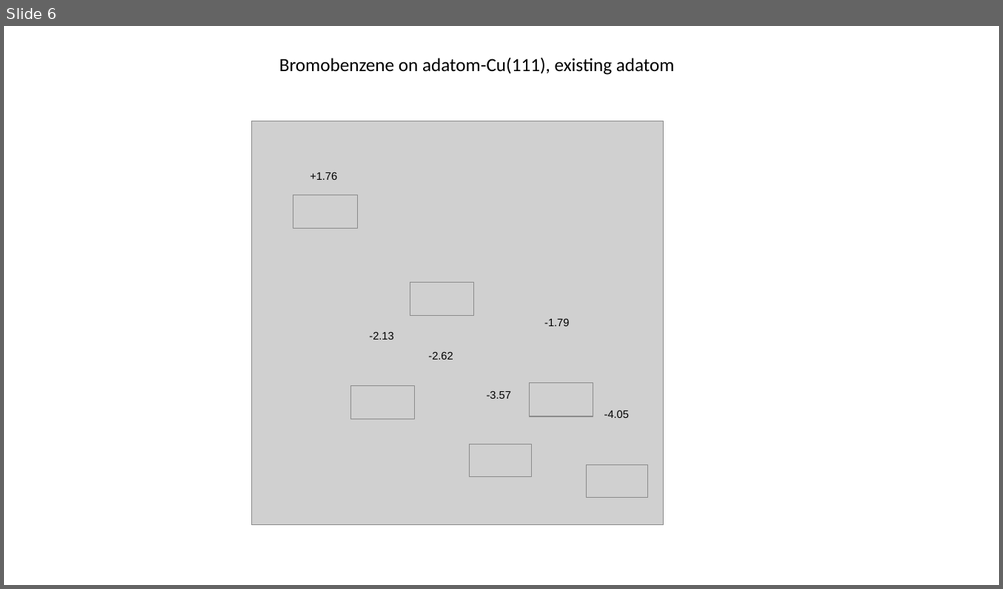
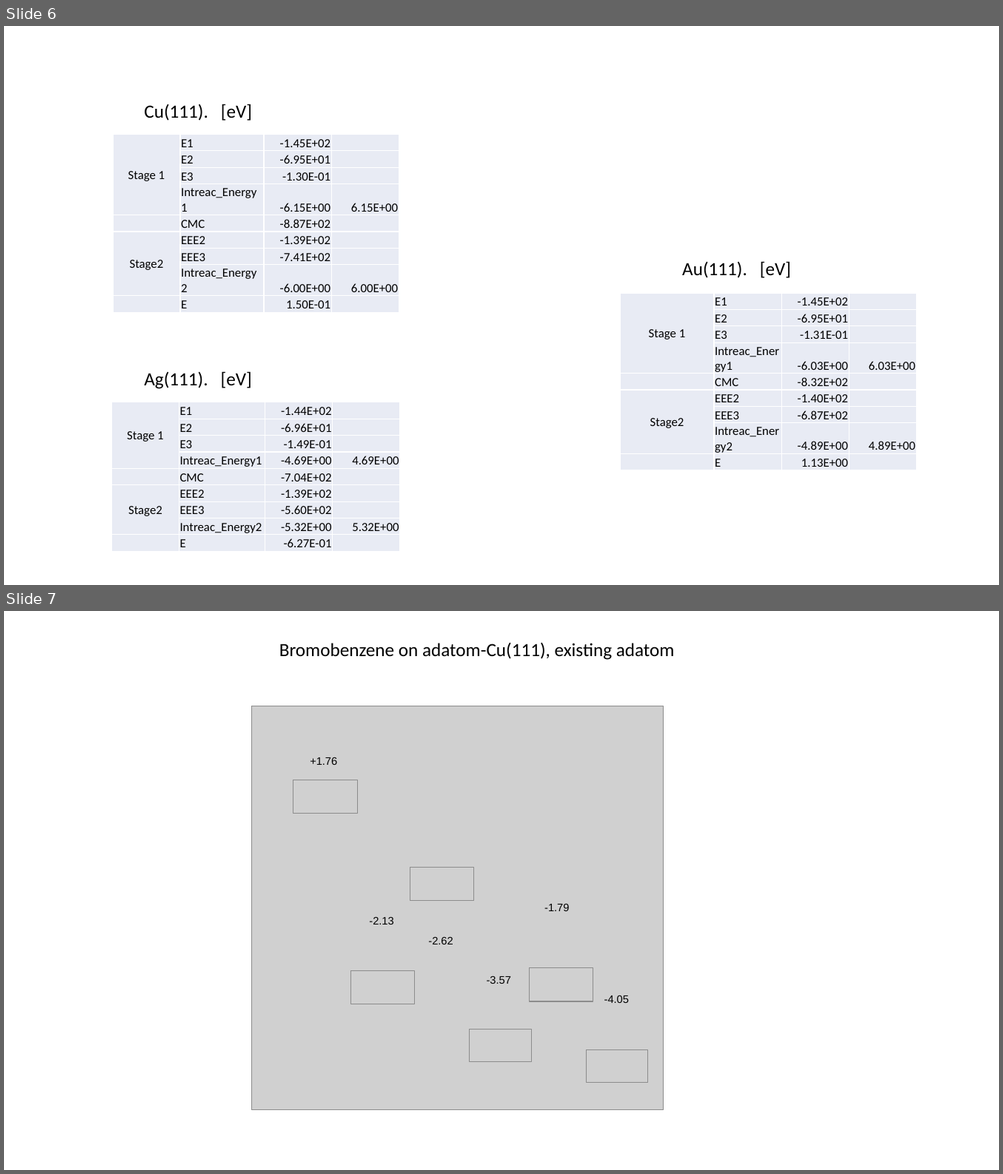
Before and after one commit to rzk1/ullmann, a slide deck: EnergyFile.pptx. Shown one above the other, each under a label of ours: slide 6 before the commit, slides 6 and 7 after it. The pictures are 1003x589 and 1003x1174 pixels, drawn with LibreOffice and Linux fonts; fonts in the diff are those of the drawing; grey boxes stand for pictures. Boxes give left, top, right and bottom in pixels: in the first picture for what was removed or moved away, otherwise in the second. Text is boxed around its words. In the diff, an @@ line names an element or a change of style, - is before the commit and + after.

Commit message:
interaction_energy

```diff
--- a/EnergyFile.pptx
+++ b/EnergyFile.pptx
@@ slide 6 added at (4,26,999,585), background #FFFFFF @@
@@ text added at (144,104,252,121), 18 pt, text #000000 @@
+Cu(111). [eV]
@@ table added at (113,134,398,537), 9 rows, 4 columns @@
+Stage 1 | E1 | -1.45E+02 | 
+ | E2 | -6.95E+01 | 
+ | E3 | -1.30E-01 | 
+ | Intreac_Energy1 | -6.15E+00 | 6.15E+00
+ | CMC | -8.87E+02 | 
+Stage2 | EEE2 | -1.39E+02 | 
+ | EEE3 | -7.41E+02 | 
+ | Intreac_Energy2 | -6.00E+00 | 6.00E+00
+ | E | 1.50E-01 | 
@@ text added at (682,261,791,278), 18 pt, text #000000 @@
+Au(111). [eV]
@@ table added at (620,293,915,471), 9 rows, 4 columns @@
+Stage 1 | E1 | -1.45E+02 | 
+ | E2 | -6.95E+01 | 
+ | E3 | -1.31E-01 | 
+ | Intreac_Energy1 | -6.03E+00 | 6.03E+00
+ | CMC | -8.32E+02 | 
+Stage2 | EEE2 | -1.40E+02 | 
+ | EEE3 | -6.87E+02 | 
+ | Intreac_Energy2 | -4.89E+00 | 4.89E+00
+ | E | 1.13E+00 | 
@@ text added at (144,372,252,389), 18 pt, text #000000 @@
+Ag(111). [eV]
@@ table added at (111,403,398,552), 9 rows, 4 columns @@
+Stage 1 | E1 | -1.44E+02 | 
+ | E2 | -6.96E+01 | 
+ | E3 | -1.49E-01 | 
+ | Intreac_Energy1 | -4.69E+00 | 4.69E+00
+ | CMC | -7.04E+02 | 
+Stage2 | EEE2 | -1.39E+02 | 
+ | EEE3 | -5.60E+02 | 
+ | Intreac_Energy2 | -5.32E+00 | 5.32E+00
+ | E | -6.27E-01 | 
@@ what was slide 6 is now slide 7 @@
```
